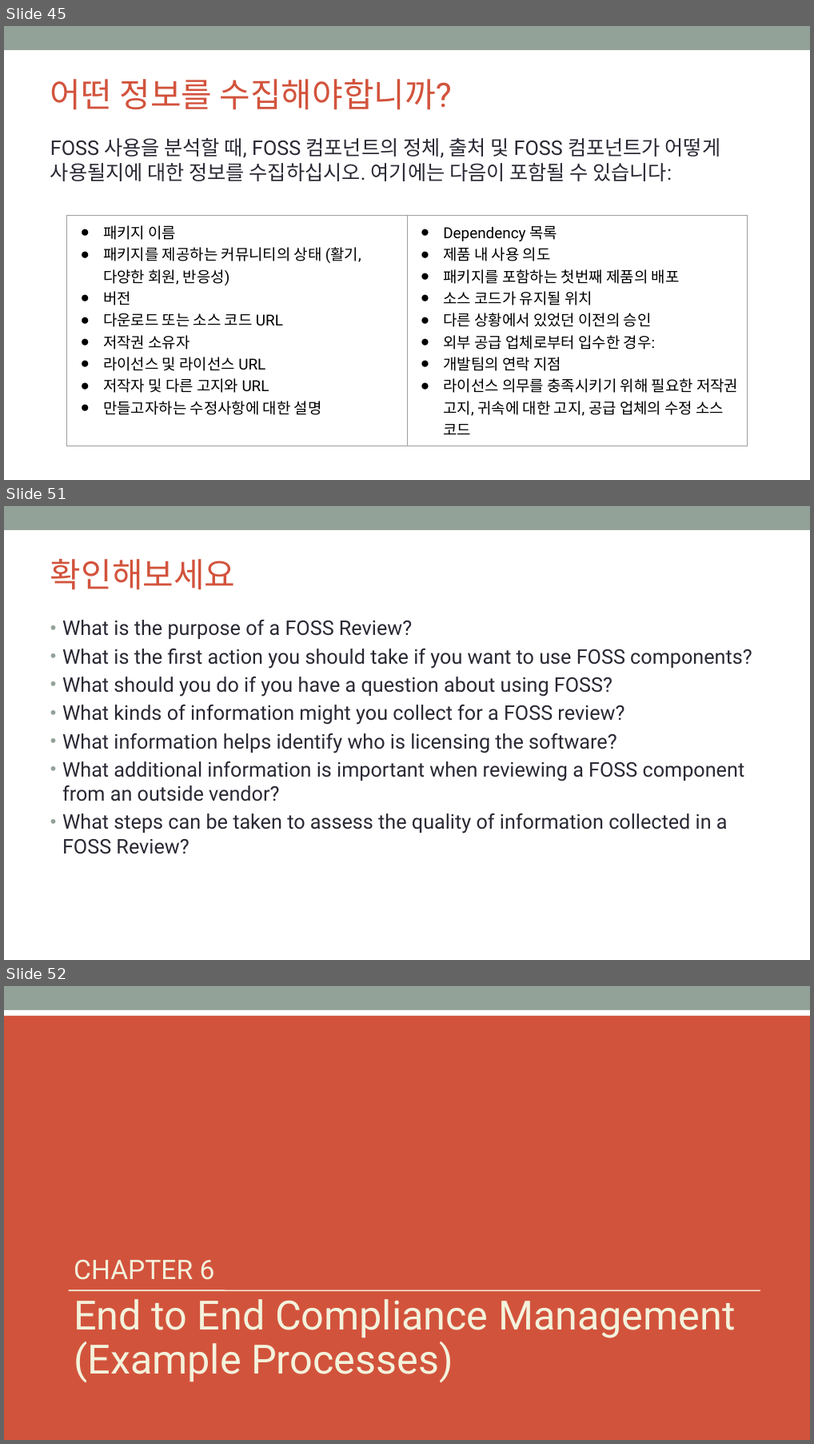
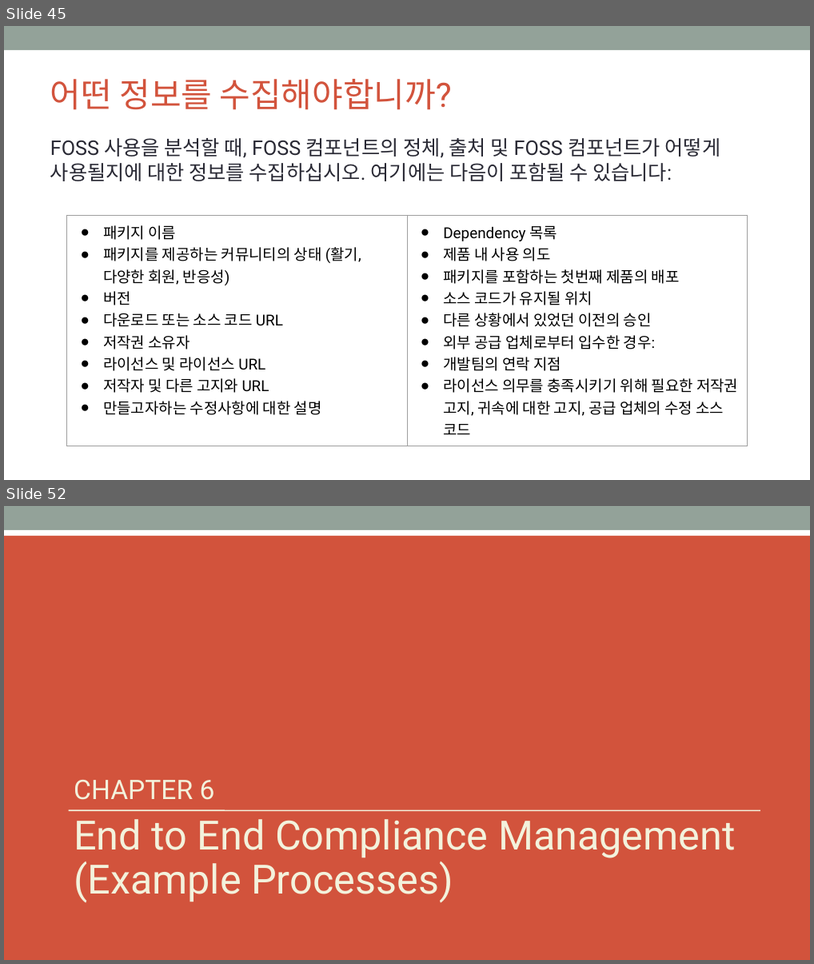
Before and after one commit to OpenChain-KWG/Curriculum-Translation-KR, a slide deck: target/slides/openchain-curriculum-for-1-1.pptx. Shown one above the other, each under a label of ours: slides 45, 51 and 52 before the commit, slides 45 and 52 after it; the slides between them are not shown. The pictures are 814x1444 and 814x964 pixels, drawn with LibreOffice and Linux fonts; fonts in the diff are those of the drawing; background and template pictures are left out. Boxes give left, top, right and bottom in pixels: in the first picture for what was removed or moved away, otherwise in the second. Text is boxed around its words. In the diff, an @@ line names an element or a change of style, - is before the commit and + after.

```diff
--- a/target/slides/openchain-curriculum-for-1-1.pptx
+++ b/target/slides/openchain-curriculum-for-1-1.pptx
@@ slide 51 removed at [4,506,810,960], background #FFFFFF; not listed: 1 template element that a slide beside it also shows @@
@@ title removed at [50,559,236,590] @@
-확인해보세요
@@ text removed at [62,620,753,854] @@
-• What is the purpose of a FOSS Review?
-• What is the first action you should take if you want to use FOSS components?
-• What should you do if you have a question about using FOSS?
-• What kinds of information might you collect for a FOSS review?
-• What information helps identify who is licensing the software?
-• What additional information is important when reviewing a FOSS component from an outside vendor?
-• What steps can be taken to assess the quality of information collected in a FOSS Review?
```
Also in this commit, not shown: 8 slides changed, 3 slides added, 2 other slides removed, 10 other files.
